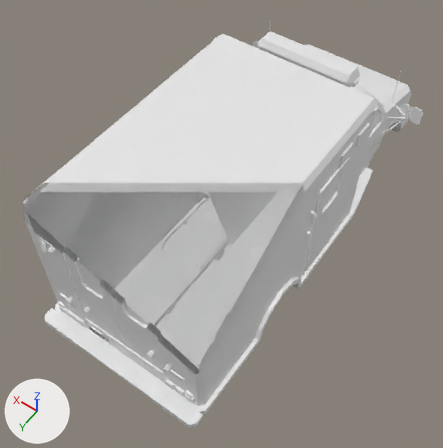
Two versions of the Blender file Vehicles/Vehicle_AmbulanceVan/AmbulanceVan.blend, one commit apart.
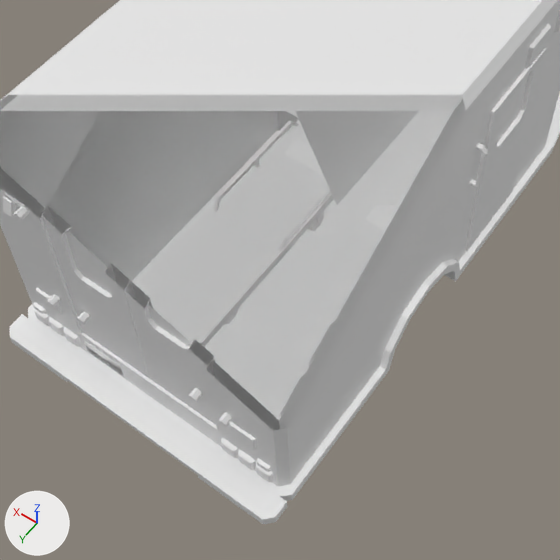
Old and new are each drawn whole from a camera (50 mm lens) standing at (-1.39, 2.32, 2.92) and looking at (0.01, 0.36, -0.15) and again close up on the part from 9% to 81% of the width and 29% to 100% of the height. The lights are fixed; the arrows at lower left show +X, +Y and +Z. Everything nearer to the camera than a plane just in front of the edit is cut away. Materials are left out; every surface is plain grey.

In view in the first close-up: 'AmbulanceVan'.
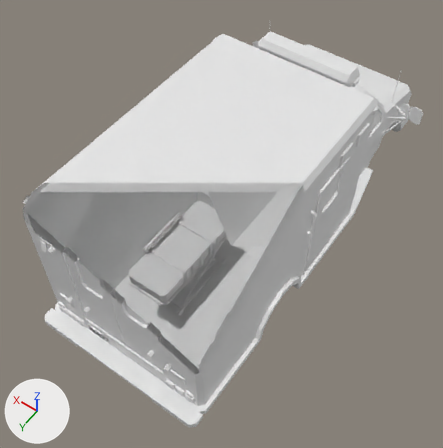
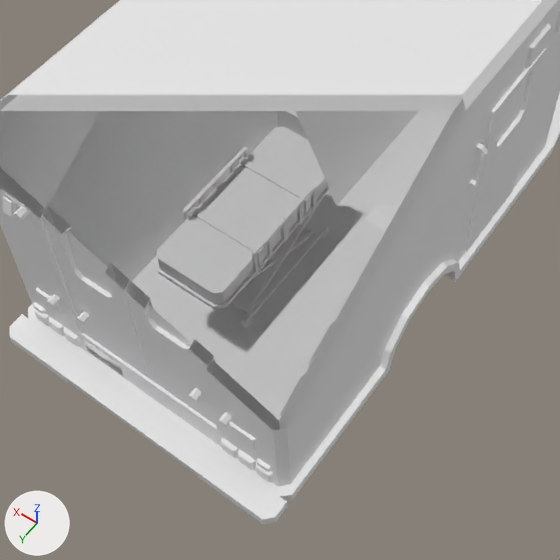
Commit message: Ambulance - Added new stretcher

Pixel boxes [x1, y1, x2, y2] of what changed, in the close-ups (560 x 560 px):
'STRETCHER_NEW', added: after [156, 126, 330, 327]
part 1 of me_ambulancevan, deleted: before [139, 119, 334, 347]

What the commit changed:
me_ambulancevan is used by ob_ambulancevan; location (0.0, 0.0, 0.0); scale (1.04, 1.04, 1.04).
me_ambulancevan had 3638 vertices, 3505 faces and spanned x -0.65..0.65, y -1.43..1.38, z -0.45..0.64.
me_ambulancevan now has 3132 vertices, 3060 faces and spans x -0.65..0.65, y -1.43..1.38, z -0.45..0.64.
me_ambulancevan part 1: 21 loose pieces with 506 vertices, spanning x -0.15..0.14, y 0.28..1.23, z -0.24..0.0, are deleted.
Mesh me_cube_005 is new.
It has 344 vertices, 300 faces and spans x -1.68..1.68, y -0.72..0.72, z 0.0..1.77.
Object 'STRETCHER_NEW' (ob_stretcher_new) is new; it shows me_cube_005.
Its location is (-0.001, 0.761, -0.25).
Its rotation in degrees is (0, 0, -90).
Its scale is (0.204, 0.204, 0.204).
